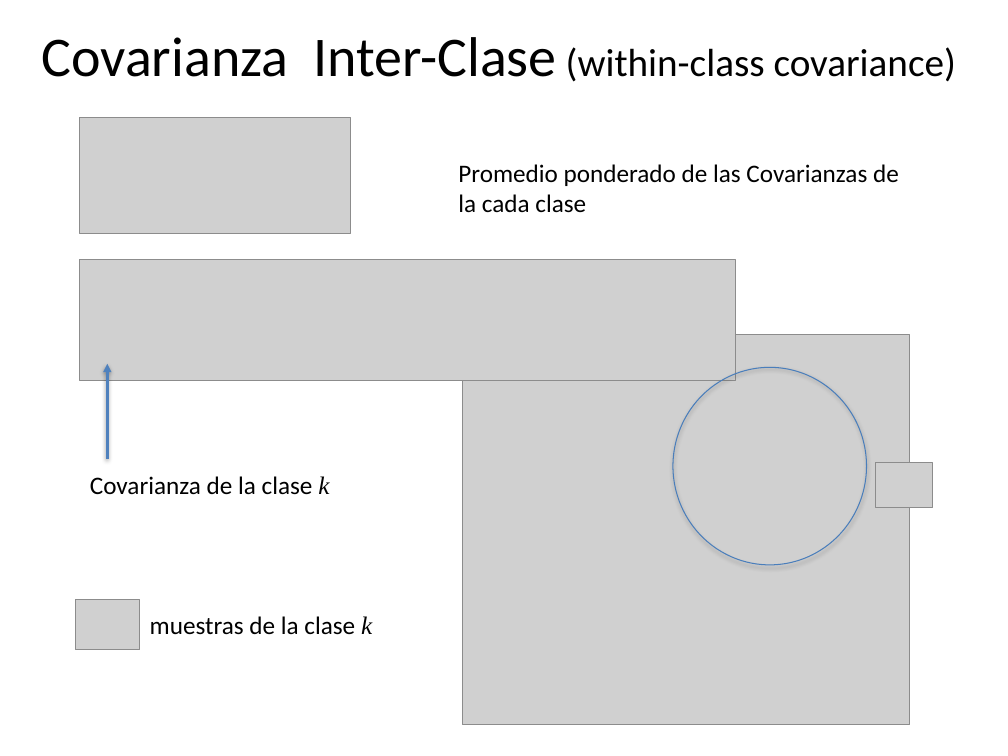
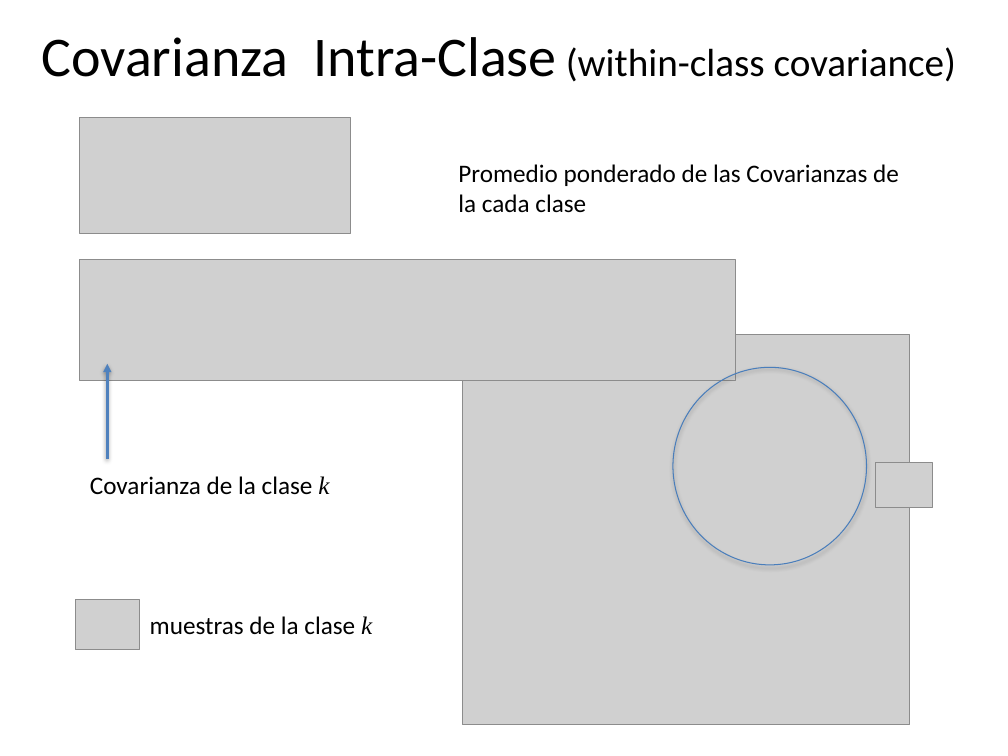
Before and after one commit to domingomery/patrones, a slide deck: slide 13 of clases/Cap03_Seleccion_de_Caracteristicas/presentations/PAT03_Fisher_Covarianzas.pptx. Drawn at 1008x756 pixels with LibreOffice and Linux fonts; fonts in the diff are those of the drawing; grey boxes stand for pictures. Boxes give left, top, right and bottom in pixels: in the first picture for what was removed or moved away, otherwise in the second. Text is boxed around its words. In the diff, an @@ line names an element or a change of style, - is before the commit and + after.

```diff
--- a/clases/Cap03_Seleccion_de_Caracteristicas/presentations/PAT03_Fisher_Covarianzas.pptx
+++ b/clases/Cap03_Seleccion_de_Caracteristicas/presentations/PAT03_Fisher_Covarianzas.pptx
@@ text at [42, 37, 956, 82]: text changed @@
-Covarianza Inter-Clase (within-class covariance)
+Covarianza Intra-Clase (within-class covariance)
```
Also in this commit, not shown: 5 other slides changed, 1 slide added, 1 other file.
